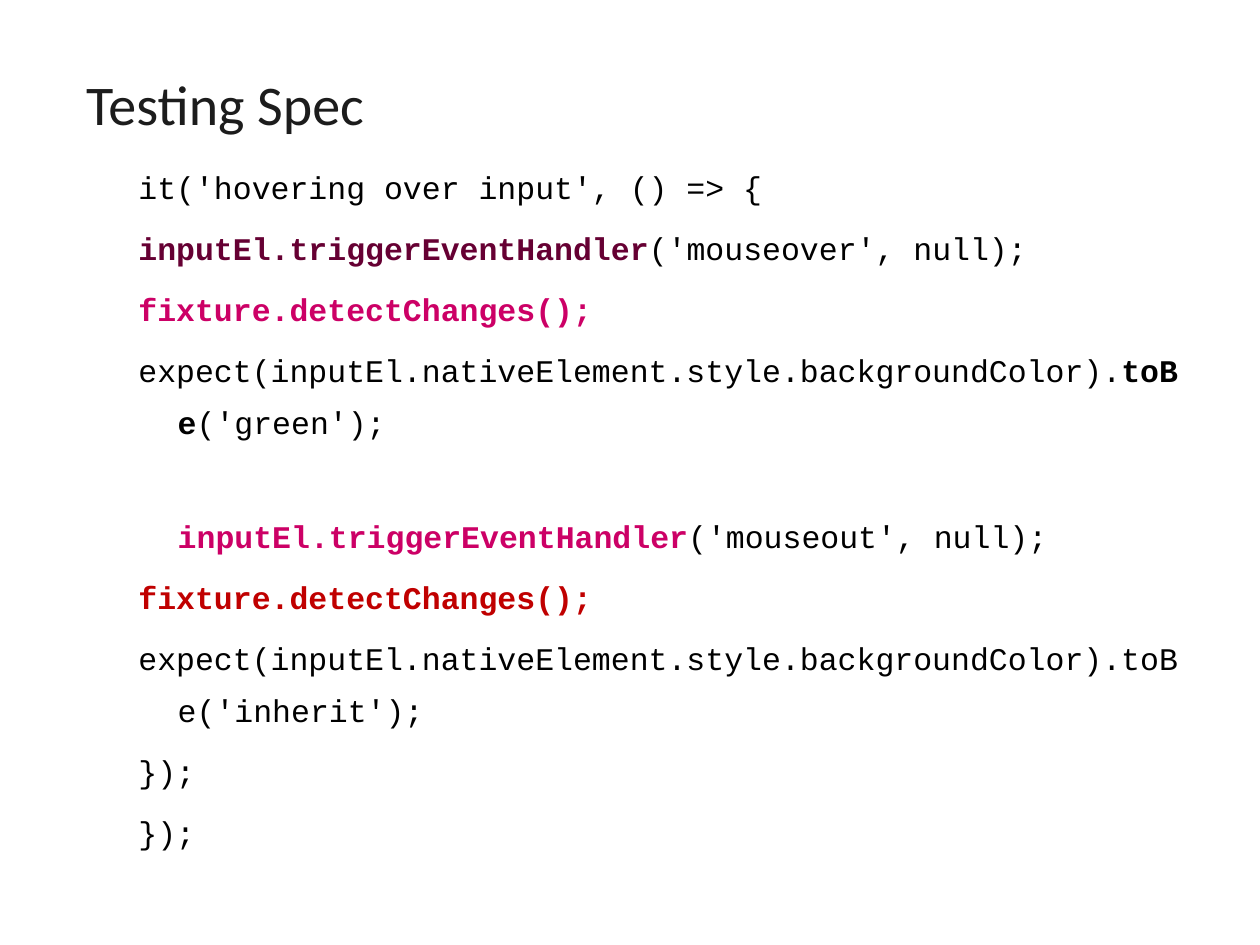
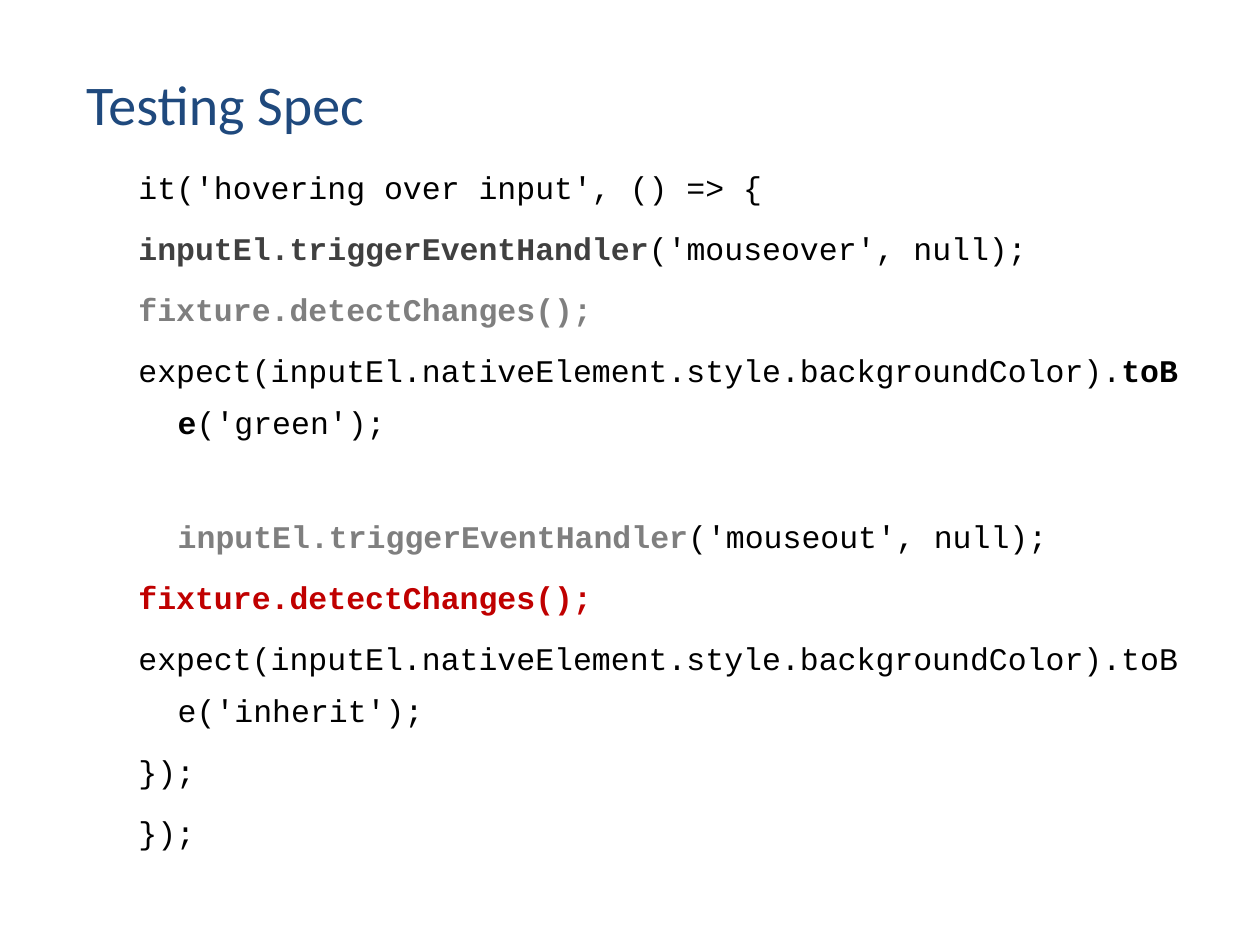
Before and after one commit to vishnumvn/AngularJS_Tut, a slide deck: slide 128 of Materials/Angular_Module02.ppt. Drawn at 1260x945 pixels with LibreOffice and Linux fonts; fonts in the diff are those of the drawing. Boxes give left, top, right and bottom in pixels: in the first picture for what was removed or moved away, otherwise in the second. Text is boxed around its words. In the diff, an @@ line names an element or a change of style, - is before the commit and + after.

```diff
--- a/Materials/Angular_Module02.ppt
+++ b/Materials/Angular_Module02.ppt
@@ title "Testing Spec" at [86, 86, 364, 135]: text colour #1C1C1C to #1F497D @@
@@ text at [138, 237, 1047, 555]: text colour #660033 to #404040 in "inputEl.triggerEventHandler('mouseover',"; text colour #CC0066 to #7F7F7F in "fixture.detectChanges();", "inputEl.triggerEventHandler('mouseout'," @@
```
Also in this commit, not shown: 116 other slides changed, 57 other files.
